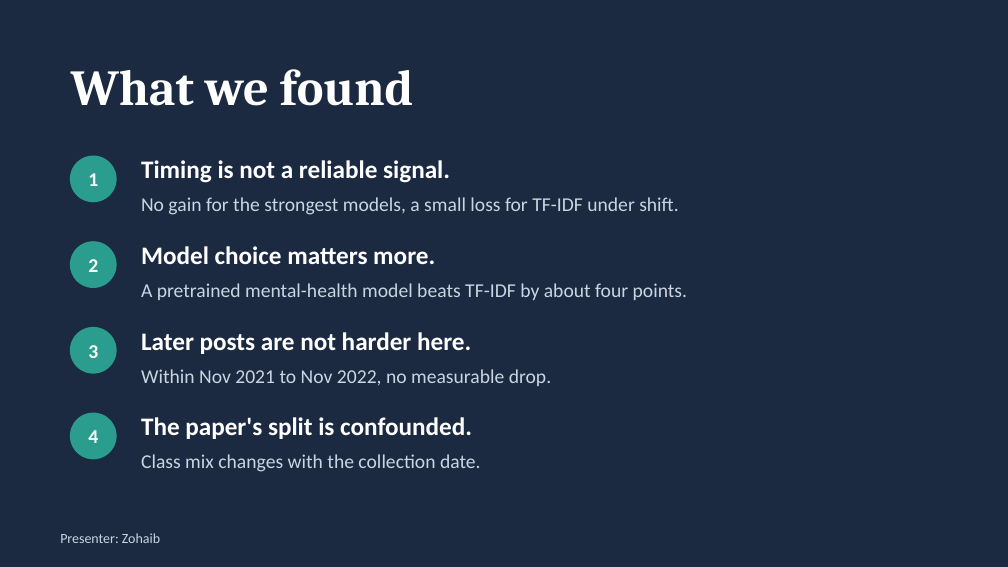
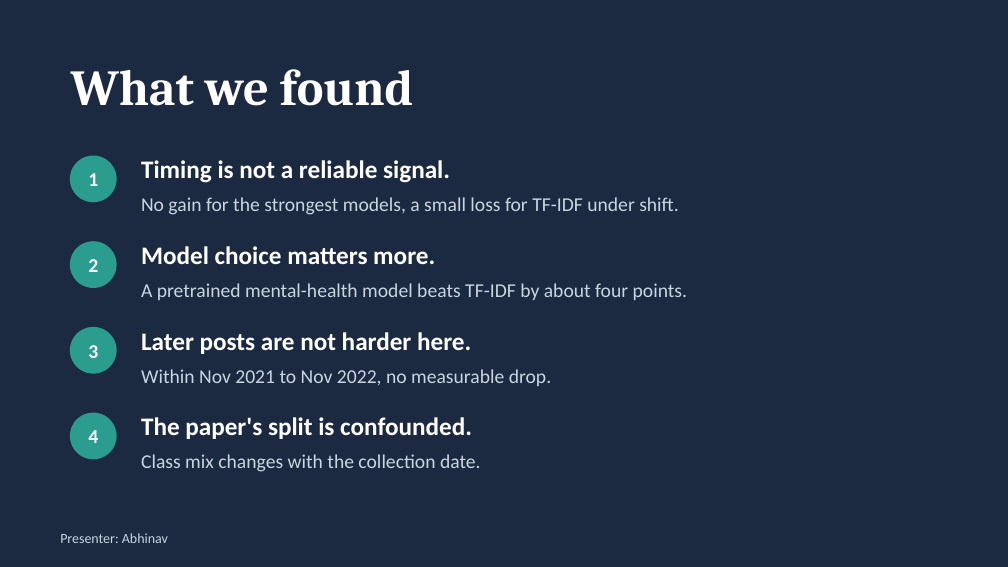
Before and after one commit to Abhinavxox/reddit-mental-health-timing, a slide deck: slide 16 of slides/Phase1_Timing_Matters.pptx. Drawn at 1008x567 pixels with LibreOffice and Linux fonts; fonts in the diff are those of the drawing. Boxes give left, top, right and bottom in pixels: in the first picture for what was removed or moved away, otherwise in the second. Text is boxed around its words. In the diff, an @@ line names an element or a change of style, - is before the commit and + after.

Commit message:
Rebalance speaking parts: more for Xing and Sudesh, one slide each for Jaskamal and Zohaib

```diff
--- a/slides/Phase1_Timing_Matters.pptx
+++ b/slides/Phase1_Timing_Matters.pptx
@@ text at (x1=60, y1=533, x2=168, y2=543): text changed @@
-Presenter: Zohaib
+Presenter: Abhinav
```
Also in this commit, not shown: 4 other slides changed, 4 other files.
